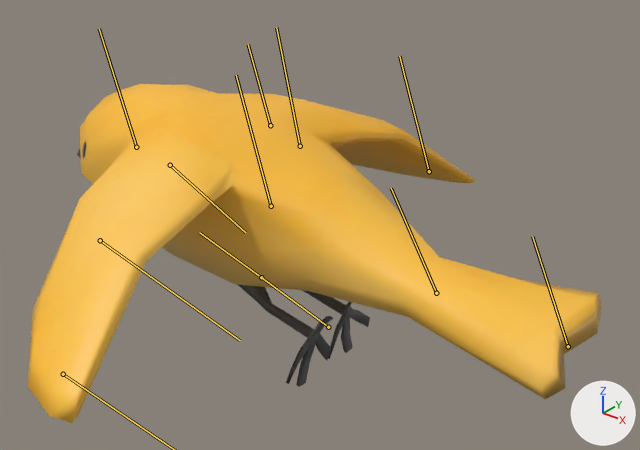
An edit to the FBX model Assets/Props/Models/Bird_1.fbx, drawn before and after from the same camera.
Rendered twice from a 50 mm lens placed at (0.0551, -0.0609, 0.0663), pointed at (0.0051, 0.0015, 0.0276). Arrows for +X, +Y and +Z are at lower right; the lights stay in place. Both versions are drawn at frame 29 of the action 'Take 001'; the numbers are the values there. The bones that bend it are drawn over the model as lines.

Names of what the first picture shows: 'Bird'.
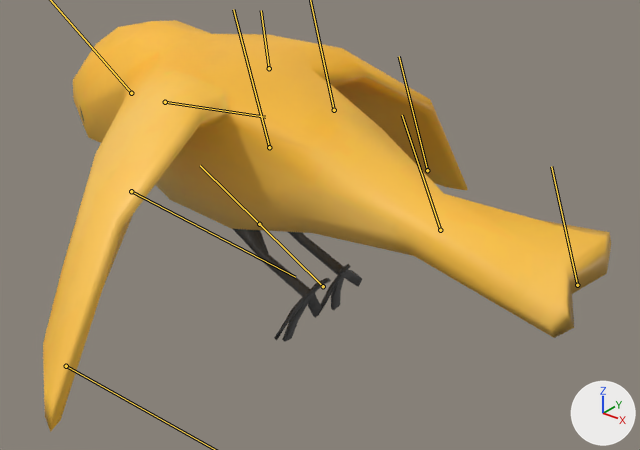
The edits, one by one:
Bone 'Root' (bone_root) moves from (0.0, 1.19, 0.0) to (0.0, 1.82, 0.0).
Bone 'Head' (bone_head) turns from (2, 2, -1) to (14, -3, 22) degrees about its own x, y and z.
Bone 'Back' (bone_back) turns from (23, -4, -9) to (23, -2, -12) degrees about its own x, y and z.
Bone 'Right_wing' (bone_right_wing) turns from (-16, 28, 1) to (-36, 11, 17) degrees about its own x, y and z.
Bone 'Right_wing_elbow' (bone_right_wing_elbow) turns from (-7, -17, 0) to (18, 34, 0) degrees about its own x, y and z.
Bone 'Left_wing' (bone_left_wing) turns from (-18, 28, 7) to (-28, 26, 41) degrees about its own x, y and z.
Bone 'Left_wing_elbow' (bone_left_wing_elbow) turns from (-6, -13, 0) to (18, 34, 0) degrees about its own x, y and z.
Bone 'Legs' (bone_legs) turns from (0, 0, 57) to (0, 0, 45) degrees about its own x, y and z.

Pixel boxes [x1, y1, x2, y2] of what changed, in the pictures (640 x 450 px):
'Bird', posed (21% taller)
    before: [28, 84, 601, 423]
    after: [43, 20, 611, 432]
bone 'Root', root to tip
    before: (271, 206) to (236, 75)
    after: (269, 147) to (233, 9)
bone 'Back', root to tip
    before: (436, 293) to (391, 188)
    after: (440, 230) to (402, 115)
bone 'Right_wing', root to tip
    before: (270, 125) to (248, 44)
    after: (269, 68) to (261, 10)
bone 'Left_wing', root to tip
    before: (170, 165) to (245, 232)
    after: (165, 102) to (265, 117)
bone 'Left_wing_elbow', root to tip
    before: (100, 240) to (240, 340)
    after: (131, 191) to (295, 277)
bone 'Legs', root to tip
    before: (261, 277) to (199, 232)
    after: (259, 224) to (200, 165)
